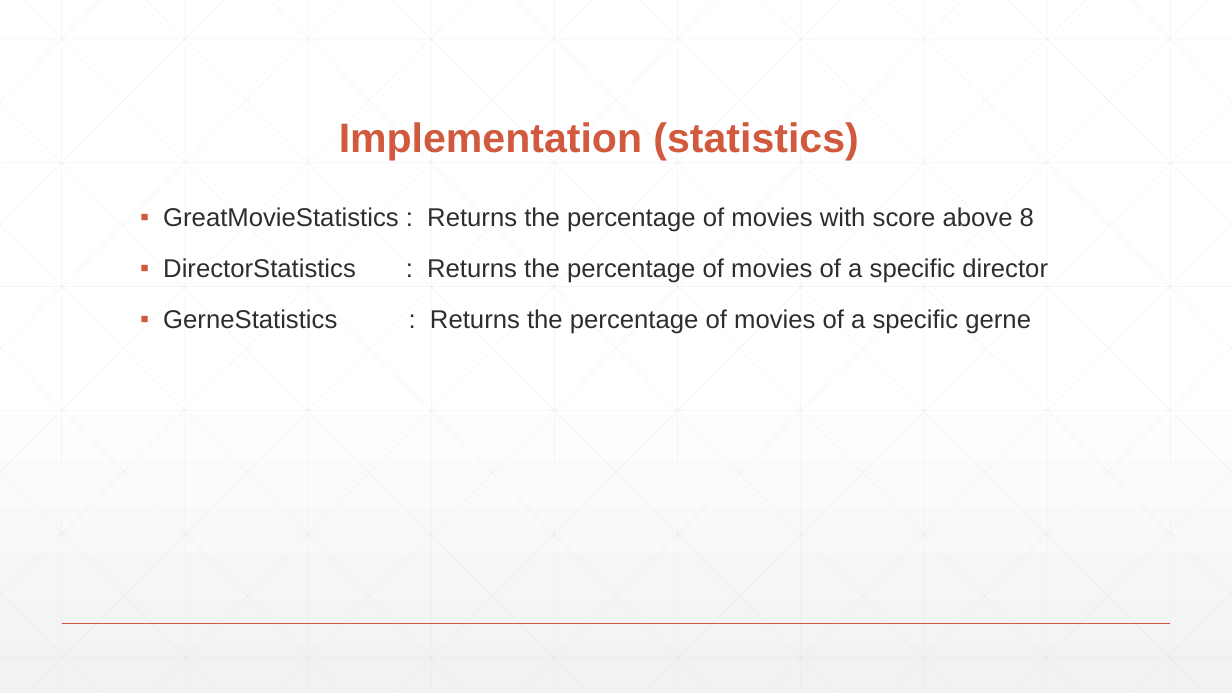
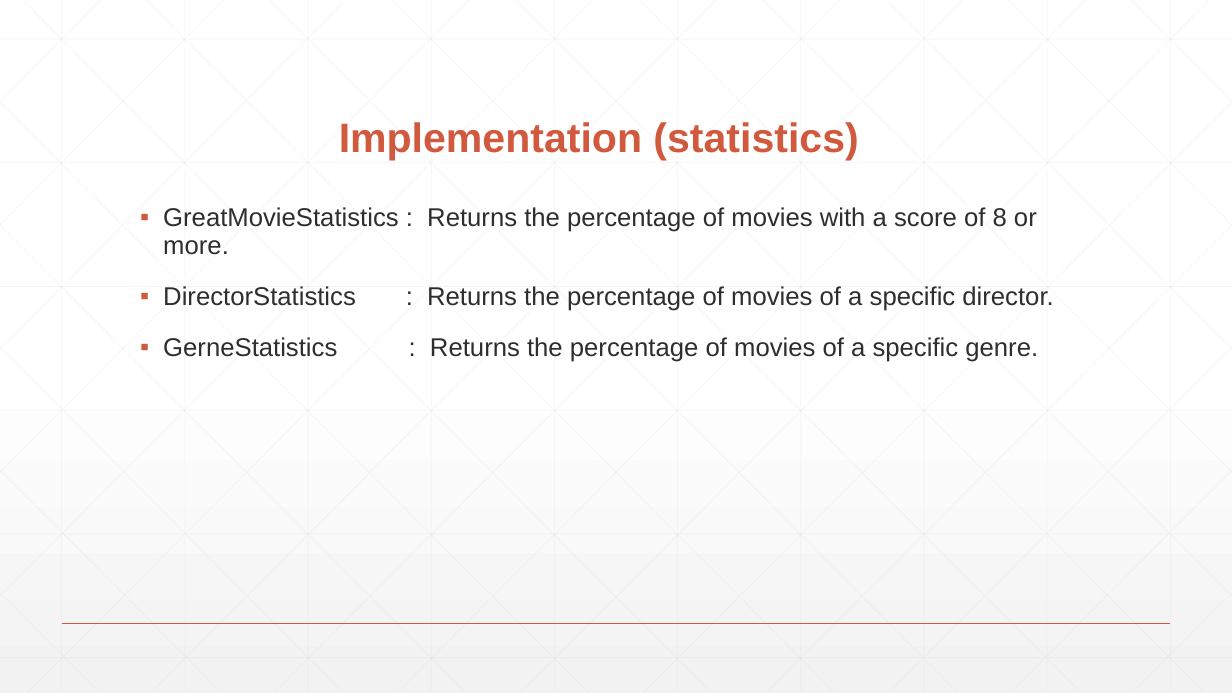
Before and after one commit to mipach/imdb, a slide deck: slide 15 of presentation/RIPLE.pptx. Drawn at 1232x693 pixels with LibreOffice and Linux fonts; fonts in the diff are those of the drawing. Boxes give left, top, right and bottom in pixels: in the first picture for what was removed or moved away, otherwise in the second. Text is boxed around its words. In the diff, an @@ line names an element or a change of style, - is before the commit and + after.

```diff
--- a/presentation/RIPLE.pptx
+++ b/presentation/RIPLE.pptx
@@ text at (163,207,1053,362): text changed @@
-▪ GreatMovieStatistics : Returns the percentage of movies with score above 8
-▪ DirectorStatistics : Returns the percentage of movies of a specific director
-▪ GerneStatistics : Returns the percentage of movies of a specific gerne
+▪ GreatMovieStatistics : Returns the percentage of movies with a score of 8 or more.
+▪ DirectorStatistics : Returns the percentage of movies of a specific director.
+▪ GerneStatistics : Returns the percentage of movies of a specific genre.
```
Also in this commit, not shown: 10 other slides changed, 1 slide removed.
